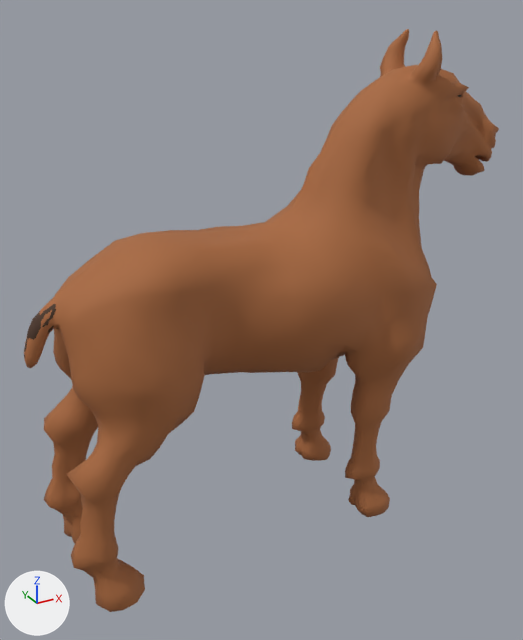
The glTF model assets/models/horse.glb, before and after one commit.
Before and after are seen from a 50 mm camera at (-0.607, -1.022, 0.917) aimed at (-0.042, 0.006, 0.403). Arrows for +X, +Y and +Z are at lower left; the lights stay in place. The picture after the commit comes second. Vertices at exactly the same position are counted once.

The scene before the commit, as lines of its bpy script (objects in view):
```python
mat_hide = principled_material('Hide')
mat_hide.base_color = (0.392, 0.138, 0.0452)  # brown #a8683c
mat_hide.roughness = 0.8
mat_mane_001 = principled_material('Mane.001')
mat_mane_001.base_color = (0.0704, 0.0319, 0.016)  # brown #4b3222
mat_mane_001.roughness = 0.8
me_horse_body = bpy.data.meshes.new('Horse_Body')
me_horse_body.from_pydata(...)  # 3865 vertices, 7724 faces; spans x -0.45..0.45, y -0.149..0.149, z 0.0..0.874
me_horse_body.materials.append(mat_hide)  # brown #a8683c
me_horse_mane = bpy.data.meshes.new('Horse_Mane')
me_horse_mane.from_pydata(...)  # 63 vertices, 80 faces; spans x -0.003..0.283, y -0.026..0.025, z 0.568..0.814
me_horse_mane.materials.append(mat_mane)
me_horse_tail = bpy.data.meshes.new('Horse_Tail')
me_horse_tail.from_pydata(...)  # 96 vertices, 180 faces; spans x -0.4499..-0.3946, y -0.018..0.0169, z 0.4117..0.5133
me_horse_tail.materials.append(mat_mane_001)  # brown #4b3222
ob_horse_body = bpy.data.objects.new('Horse_Body', me_horse_body)
ob_horse_body.location = (0.0, 0.0, 0.0)
ob_horse_mane = bpy.data.objects.new('Horse_Mane', me_horse_mane)
ob_horse_mane.location = (0.0, 0.0, 0.0)
ob_horse_tail = bpy.data.objects.new('Horse_Tail', me_horse_tail)
ob_horse_tail.location = (0.0, 0.0, 0.0)
```
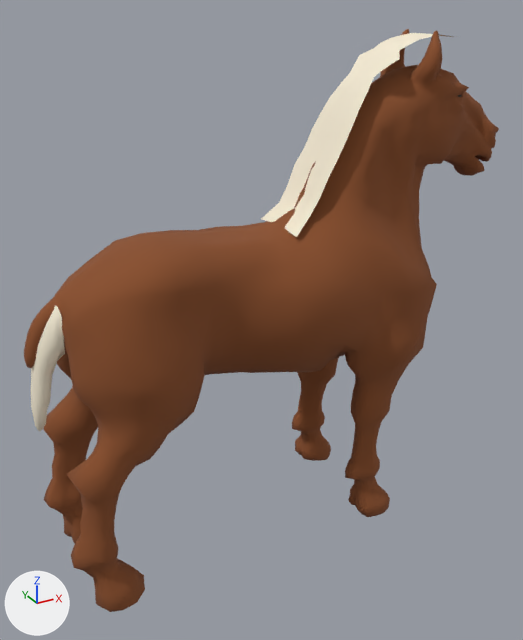
The change in detail:
Material 'Hide' (mat_hide) changes colour from brown #a8683c to brown #8a4f2a; in linear values from (0.392, 0.138, 0.0452) to (0.254, 0.0782, 0.0232).
Material 'Mane.001' (mat_mane_001) changes colour from brown #4b3222 to pale yellow #f4ead3; in linear values from (0.0704, 0.0319, 0.016) to (0.905, 0.823, 0.651).
me_horse_mane is used by ob_horse_mane; location (0.0, 0.0, 0.0).
me_horse_mane had 63 vertices, 80 faces and spanned x -0.003..0.283, y -0.026..0.025, z 0.568..0.814.
me_horse_mane now has 63 vertices, 80 faces and spans x -0.014..0.295, y -0.061..0.061, z 0.568..0.868.
me_horse_mane part 1: the whole mesh is scaled about its middle by (1.08, 2.4, 1.22), then moved by (0.0, 0.0, 0.027).
me_horse_tail is used by ob_horse_tail; location (0.0, 0.0, 0.0).
me_horse_tail had 96 vertices, 180 faces and spanned x -0.4499..-0.3946, y -0.018..0.0169, z 0.4117..0.5133.
me_horse_tail now has 96 vertices, 180 faces and spans x -0.4499..-0.3946, y -0.0342..0.0322, z 0.2991..0.5125.
me_horse_tail part 2: the whole mesh is scaled about its middle by (1, 1.9, 2.1), then moved by (0.0, -0.0005, -0.0567).

Where the change shows, as pixel boxes (x1, y1, x2, y2) in the pictures (523 x 640 px):
'Horse_Body', recoloured: (24, 29, 499, 612) in both
'Horse_Mane', moved, rescaled (not visible before): after (261, 33, 454, 237)
'Horse_Tail', recoloured, moved, rescaled: before (24, 304, 56, 363); after (31, 306, 65, 432)
